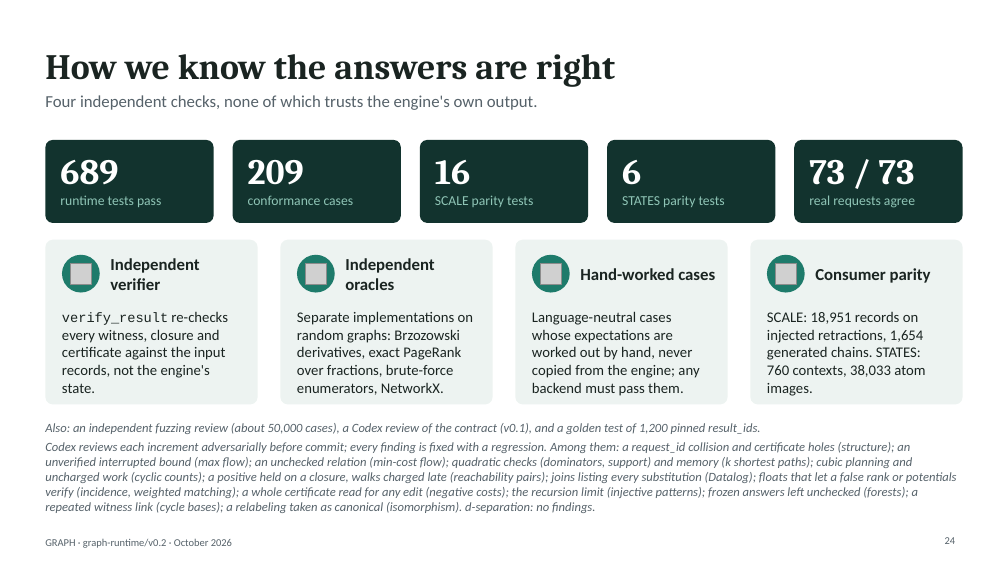
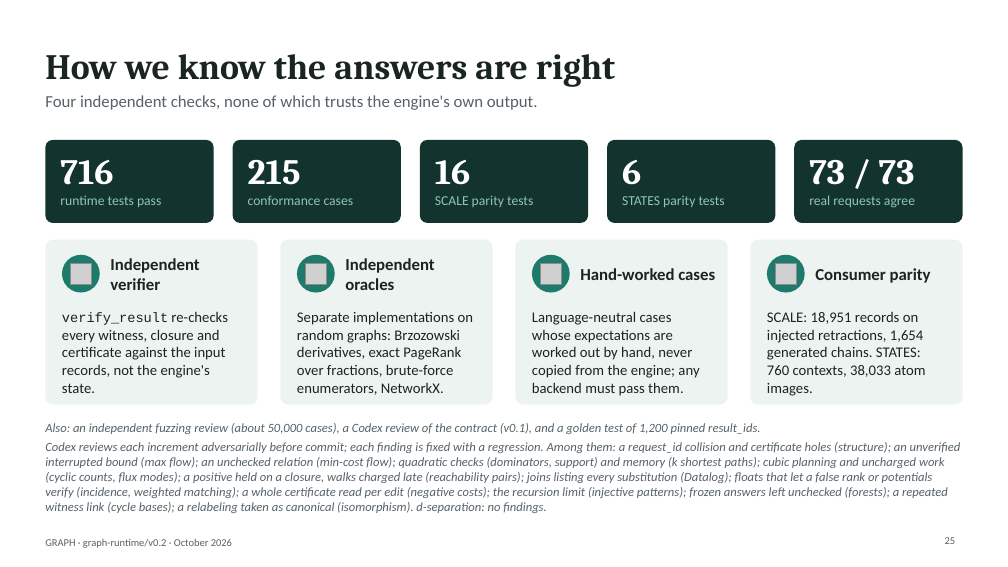
Before and after one commit to hlxin/graph, a slide deck: slide 25 of docs/GRAPH_slides.pptx (slide 24 before the commit). Drawn at 1008x567 pixels with LibreOffice and Linux fonts; fonts in the diff are those of the drawing; grey boxes stand for pictures. Boxes give left, top, right and bottom in pixels: in the first picture for what was removed or moved away, otherwise in the second. Text is boxed around its words. In the diff, an @@ line names an element or a change of style, - is before the commit and + after.

```diff
--- a/docs/GRAPH_slides.pptx
+++ b/docs/GRAPH_slides.pptx
@@ text at (x1=60, y1=160, x2=113, y2=185): text changed @@
-689
+716
@@ text at (x1=248, y1=160, x2=301, y2=185): text changed @@
-209
+215
@@ text at (x1=45, y1=442, x2=961, y2=513): text changed @@
-Codex reviews each increment adversarially before commit; every finding is fixed with a regression. Among them: a request_id collision and certificate holes (structure); an unverified interrupted bound (max flow); an unchecked relation (min-cost flow); quadratic checks (dominators, support) and memory (k shortest paths); cubic planning and uncharged work (cyclic counts); a positive held on a closure, walks charged late (reachability pairs); joins listing every substitution (Datalog); floats that let a false rank or potentials verify (incidence, weighted matching); a whole certificate read for any edit (negative costs); the recursion limit (injective patterns); frozen answers left unchecked (forests); a repeated witness link (cycle bases); a relabeling taken as canonical (isomorphism). d-separation: no findings.
+Codex reviews each increment adversarially before commit; each finding is fixed with a regression. Among them: a request_id collision and certificate holes (structure); an unverified interrupted bound (max flow); an unchecked relation (min-cost flow); quadratic checks (dominators, support) and memory (k shortest paths); cubic planning and uncharged work (cyclic counts, flux modes); a positive held on a closure, walks charged late (reachability pairs); joins listing every substitution (Datalog); floats that let a false rank or potentials verify (incidence, weighted matching); a whole certificate read per edit (negative costs); the recursion limit (injective patterns); frozen answers left unchecked (forests); a repeated witness link (cycle bases); a relabeling taken as canonical (isomorphism). d-separation: no findings.
```
Also in this commit, not shown: 7 other slides changed, 1 slide added, 3 other files.
